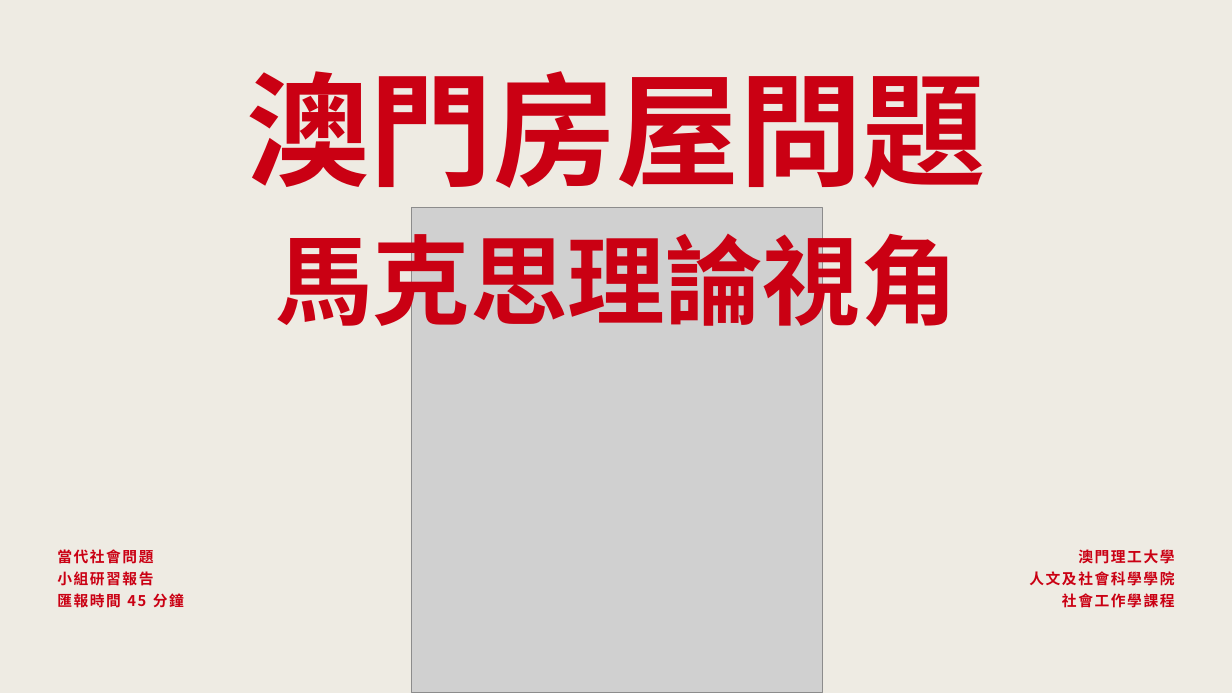
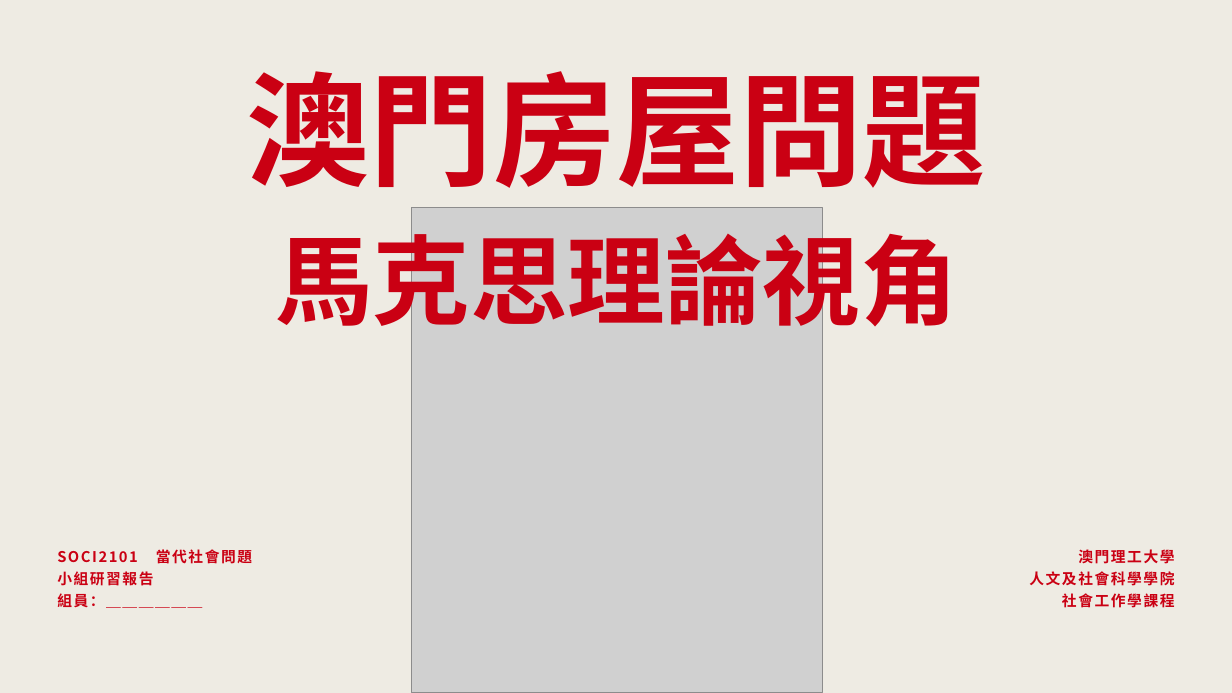
Before and after one commit to lammkiii/-, a slide deck: slide 1 of macau-housing-report/澳門房屋問題-小組研習報告.pptx. Drawn at 1232x693 pixels with LibreOffice and Linux fonts; fonts in the diff are those of the drawing; grey boxes stand for pictures. Boxes give left, top, right and bottom in pixels: in the first picture for what was removed or moved away, otherwise in the second. Text is boxed around its words. In the diff, an @@ line names an element or a change of style, - is before the commit and + after.

```diff
--- a/macau-housing-report/澳門房屋問題-小組研習報告.pptx
+++ b/macau-housing-report/澳門房屋問題-小組研習報告.pptx
@@ text at [57,549,252,564]: text changed @@
-當代社會問題
+SOCI2101 當代社會問題
@@ text at [57,593,202,608]: text changed @@
-匯報時間 45 分鐘
+組員：＿＿＿＿＿＿
```
Also in this commit, not shown: 10 other slides changed, 29 slides added, 42 slides removed, 5 other files.
